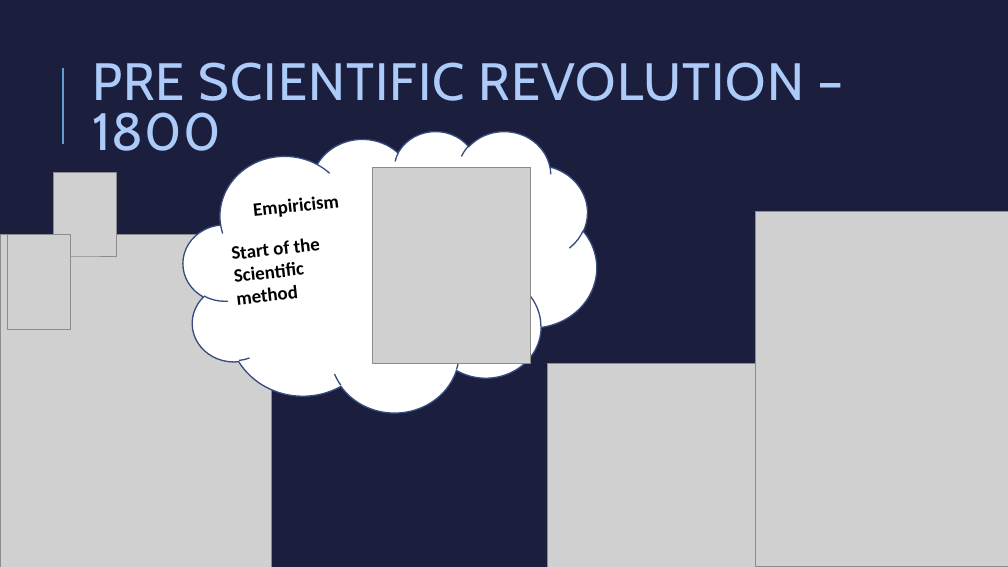
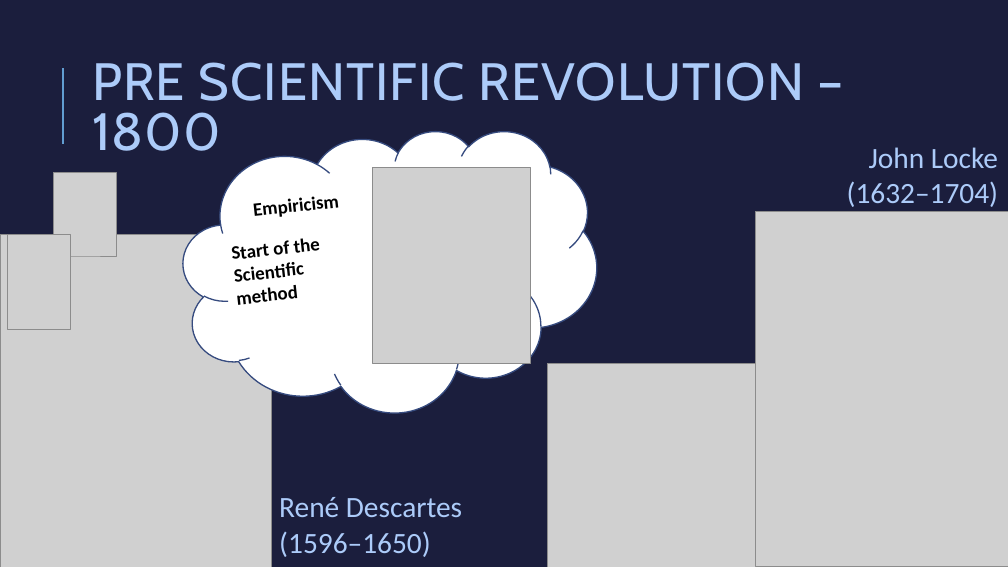
Before and after one commit to aimforbigfoot/biol5081, a slide deck: slide 8 of animalsClass/Deep History Of the field of Perception.pptx. Drawn at 1008x567 pixels with LibreOffice and Linux fonts; fonts in the diff are those of the drawing; grey boxes stand for pictures. Boxes give left, top, right and bottom in pixels: in the first picture for what was removed or moved away, otherwise in the second. Text is boxed around its words. In the diff, an @@ line names an element or a change of style, - is before the commit and + after.

```diff
--- a/animalsClass/Deep History Of the field of Perception.pptx
+++ b/animalsClass/Deep History Of the field of Perception.pptx
@@ text added at (847, 147, 998, 207), 28 pt, text #ACCBF9 @@
+John Locke (1632–1704)
@@ text added at (279, 497, 462, 557), 28 pt, text #ACCBF9 @@
+René Descartes (1596–1650)
```
Also in this commit, not shown: 7 other slides changed, 1 slide added.
